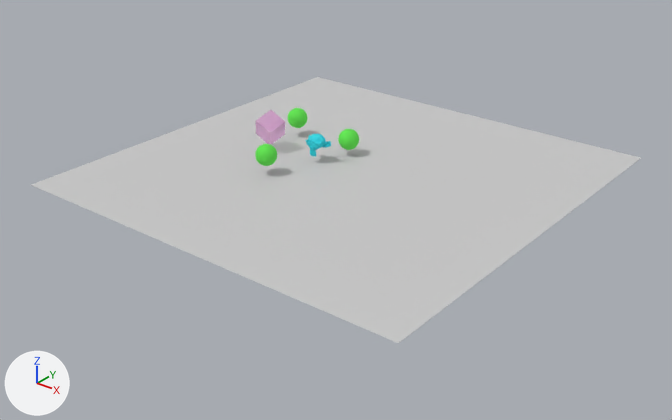
The Blender file Tools/Blender/Example/ShadowEngine_Export.blend as it was, and as the next commit left it.
The view is the same before and after, from a 50 mm camera at (53.3, -62.6, 32.4) aimed at (5.5, -2.9, -4.6). Arrows for +X, +Y and +Z are at lower left; the lights stay in place. The older version comes first.
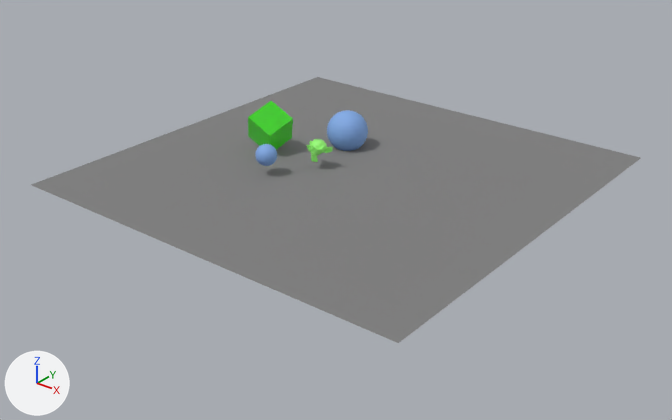
Location of each change, [x1, y1, x2, y2] in pixels of the pictures (672 x 420 px):
'Plane', recoloured (light grey to grey)
    both: [31, 77, 641, 343]
'Cube', recoloured, rescaled
    before: [256, 110, 285, 145]
    after: [248, 101, 293, 150]
'Sphere.001', recoloured, moved, rescaled (91% wider, 91% taller)
    before: [338, 129, 359, 150]
    after: [327, 110, 368, 151]
'Suzanne', surface changed, moved
    before: [305, 134, 331, 157]
    after: [306, 139, 333, 162]
'Sphere.002', recoloured (green to blue)
    both: [255, 144, 277, 166]
'Sphere', deleted
    before: [288, 108, 308, 128]

Edits to the bpy script that builds the scene:
```text
Add ng_shadowengine_pure:
    ng_shadowengine_pure = bpy.data.node_groups.new('ShadowEngine_Pure', 'ShaderNodeTree')
    # nodes: BsdfPrincipled
    # colours: white #e7e7e7
Add ng_shadowengine_translucent:
    ng_shadowengine_translucent = bpy.data.node_groups.new('ShadowEngine_Translucent', 'ShaderNodeTree')
    # nodes: BsdfPrincipled
    # colours: white #e7e7e7
Add ng_shadowengine_texture:
    ng_shadowengine_texture = bpy.data.node_groups.new('ShadowEngine_Texture', 'ShaderNodeTree')
    # nodes: BsdfPrincipled, Math, NormalMap, SeparateColor, VectorMath
    # colours: white #ffffff, blue #bcbcff
Change mat_sphere:
    remove n0 = _N.new('ShaderNodeBsdfPrincipled'); n0.name = 'Principled BSDF'
    remove n0.inputs[0].default_value = (0.121, 0.8, 0.0782, 1.0)  # 'Base Color', green #62e74f
    remove n0.inputs[1].default_value = 0.1  # 'Metallic'
    remove n0.inputs[2].default_value = 0.85  # 'Roughness'
    where n1 = _N.new('ShaderNodeOutputMaterial'); n1.name = 'Material Output'
    remove _L.new(n0.outputs[0], n1.inputs[0])  # 'BSDF' to 'Surface'
    add n2 = _N.new('ShaderNodeGroup'); n2.name = 'Group'
    add n2.node_tree = ng_shadowengine_pure
    add n2.inputs[0].default_value = (0.223, 0.407, 0.799, 1.0)  # 'BaseColor', blue #82abe7
    add n2.inputs[1].default_value = 0.66  # 'Roughness'
    add _L.new(n2.outputs[0], n1.inputs[0])  # 'BSDF' to 'Surface'
Change mat_suzanne:
    remove # nodes: BsdfPrincipled, OutputMaterial
    remove # colours: cyan #28d9e7
    nodes: Group, OutputMaterial, TexImage x5
    colours: green #99ff77
    uses the picture img_t_default_linear_png
    uses the picture img_t_default_srgb_png
    uses the picture img_t_defaultnormal_png
Change mat_cube:
    remove n0 = _N.new('ShaderNodeBsdfPrincipled'); n0.name = 'Principled BSDF'
    remove n0.inputs[0].default_value = (0.8, 0.252, 0.698, 1.0)  # 'Base Color', pink #e789da
    remove n0.inputs[2].default_value = 0.711  # 'Roughness'
    remove n0.inputs[4].default_value = 0.377  # 'Alpha'
    where n1 = _N.new('ShaderNodeOutputMaterial'); n1.name = 'Material Output'
    remove _L.new(n0.outputs[0], n1.inputs[0])  # 'BSDF' to 'Surface'
    add n2 = _N.new('ShaderNodeGroup'); n2.name = 'Group'
    add n2.node_tree = ng_shadowengine_translucent
    add n2.inputs[0].default_value = (0.0398, 0.8, 0.0, 1.0)  # 'BaseColor', green #38e700
    add n2.inputs[1].default_value = 0.25  # 'Roughness'
    add n2.inputs[2].default_value = 0.7  # 'Alpha'
    add _L.new(n2.outputs[0], n1.inputs[0])  # 'BSDF' to 'Surface'
Change mat_sphere_001:
    remove n0 = _N.new('ShaderNodeBsdfPrincipled'); n0.name = 'Principled BSDF'
    remove n0.inputs[0].default_value = (0.121, 0.8, 0.0782, 1.0)  # 'Base Color', green #62e74f
    remove n0.inputs[1].default_value = 0.1  # 'Metallic'
    remove n0.inputs[2].default_value = 0.85  # 'Roughness'
    where n1 = _N.new('ShaderNodeOutputMaterial'); n1.name = 'Material Output'
    remove _L.new(n0.outputs[0], n1.inputs[0])  # 'BSDF' to 'Surface'
    add n2 = _N.new('ShaderNodeGroup'); n2.name = 'Group'
    add n2.node_tree = ng_shadowengine_pure
    add n2.inputs[0].default_value = (0.223, 0.407, 0.799, 1.0)  # 'BaseColor', blue #82abe7
    add n2.inputs[1].default_value = 0.66  # 'Roughness'
    add _L.new(n2.outputs[0], n1.inputs[0])  # 'BSDF' to 'Surface'
Change mat_plane:
    remove n0 = _N.new('ShaderNodeBsdfPrincipled'); n0.name = 'Principled BSDF'
    remove n0.inputs[0].default_value = (0.604, 0.604, 0.604, 1.0)  # 'Base Color', light grey #cccccc
    where n1 = _N.new('ShaderNodeOutputMaterial'); n1.name = 'Material Output'
    remove _L.new(n0.outputs[0], n1.inputs[0])  # 'BSDF' to 'Surface'
    add n2 = _N.new('ShaderNodeGroup'); n2.name = 'Group'
    add n2.node_tree = ng_shadowengine_pure
    add n2.inputs[0].default_value = (0.214, 0.214, 0.214, 1.0)  # 'BaseColor', grey #7f7f7f
    add n2.inputs[1].default_value = 1.0  # 'Roughness'
    add _L.new(n2.outputs[0], n1.inputs[0])  # 'BSDF' to 'Surface'
Remove ob_sphere:
    ob_sphere = bpy.data.objects.new('Sphere', me_sphere)
Change ob_suzanne:
    ob_suzanne.location: (1.25, -0.45, -0.07) -> (2.21, -1.42, -0.07)
Change ob_cube:
    ob_cube.scale: (1.0, 1.0, 1.0) -> (1.5, 1.5, 1.5)
Change ob_sphere_001:
    ob_sphere_001.location: (2.57, 2.79, -0.21) -> (1.11, 4.42, -0.21)
    ob_sphere_001.scale: (1.0, 1.0, 1.0) -> (2.0, 2.0, 2.0)
```
